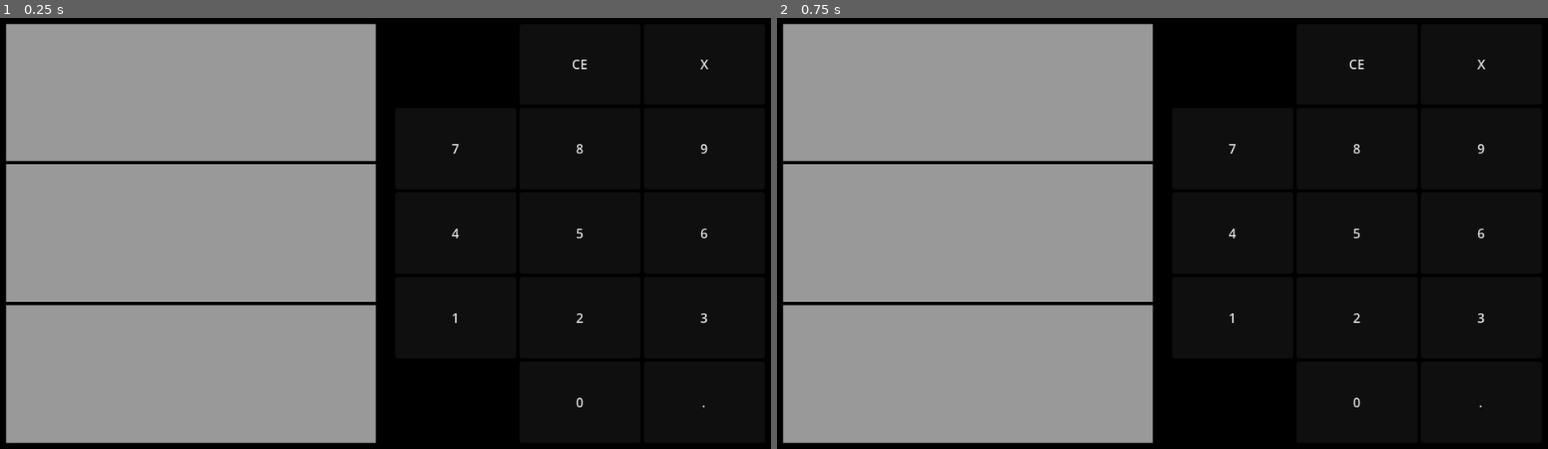
Above: before the commit, frames 1-2 (left to right).
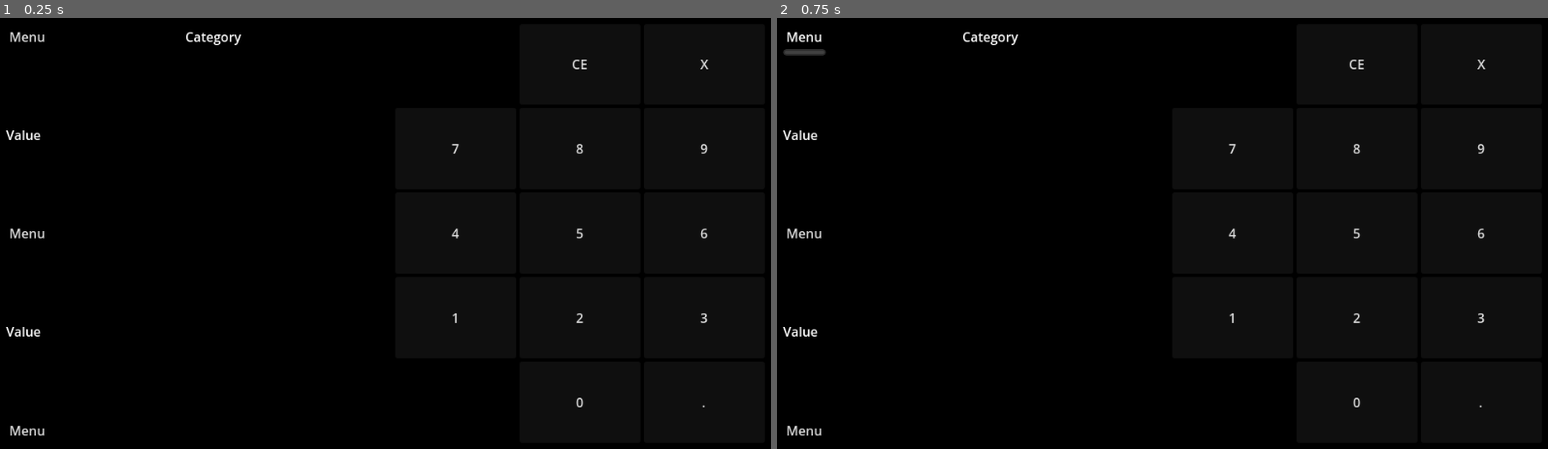
Above: after the commit, the same moments.

Repository: FlloydGagni/Godot-Unit-Converter
Game: Godot game, scene res://scenes/main.tscn
The game is run twice, just before and just after one commit, with the same random seed, the same clock (stepped at 60 frames per second) and the same inputs. The project has no main scene, so this scene is started directly.
Inputs (mouse positions are in pixels of both pictures, inside the frame that each line leads up to):
- Up to frame 1 (0.25 s): no input
- Up to frame 2 (0.75 s): click (807, 35) at 0.5 s, where only the run after the commit has a clickable "Menu"

The runs differ from the first frame. In frame 1, 46% of the frame differs, in the area x 0-49%, y 1-99%; in frame 2, 46%.

Commit message:
Finish the display panel on the left
Signed-off-by: Flloyd Nathaniel Gagni <fnbg720@gmail.com>

Diff:
--- a/scenes/main.tscn
+++ b/scenes/main.tscn
@@ -1,15 +1,9 @@
-[gd_scene load_steps=21 format=3 uid="uid://5rfvp0w024p1"]
+[gd_scene load_steps=18 format=3 uid="uid://5rfvp0w024p1"]
 
 [ext_resource type="Script" uid="uid://c8forb0yuwsml" path="res://scripts/main.gd" id="1_o5qli"]
 
 [sub_resource type="StyleBoxFlat" id="StyleBoxFlat_o5qli"]
 bg_color = Color(0, 0, 0, 1)
-
-[sub_resource type="StyleBoxFlat" id="StyleBoxFlat_0wfyh"]
-
-[sub_resource type="StyleBoxFlat" id="StyleBoxFlat_sugp2"]
-
-[sub_resource type="StyleBoxFlat" id="StyleBoxFlat_jyhfs"]
 
 [sub_resource type="StyleBoxEmpty" id="StyleBoxEmpty_tbgi4"]
 
@@ -76,20 +70,51 @@
 [node name="VBoxContainer" type="VBoxContainer" parent="MainContainer/HBoxContainer/ValueContainer"]
 layout_mode = 2
 
-[node name="PanelContainer" type="PanelContainer" parent="MainContainer/HBoxContainer/ValueContainer/VBoxContainer"]
-layout_mode = 2
-size_flags_vertical = 3
-theme_override_styles/panel = SubResource("StyleBoxFlat_0wfyh")
-
-[node name="PanelContainer2" type="PanelContainer" parent="MainContainer/HBoxContainer/ValueContainer/VBoxContainer"]
-layout_mode = 2
-size_flags_vertical = 3
-theme_override_styles/panel = SubResource("StyleBoxFlat_sugp2")
-
-[node name="PanelContainer3" type="PanelContainer" parent="MainContainer/HBoxContainer/ValueContainer/VBoxContainer"]
-layout_mode = 2
-size_flags_vertical = 3
-theme_override_styles/panel = SubResource("StyleBoxFlat_jyhfs")
+[node name="HBoxContainer" type="HBoxContainer" parent="MainContainer/HBoxContainer/ValueContainer/VBoxContainer"]
+layout_mode = 2
+size_flags_vertical = 0
+
+[node name="MenuButton" type="MenuButton" parent="MainContainer/HBoxContainer/ValueContainer/VBoxContainer/HBoxContainer"]
+layout_mode = 2
+text = "Menu"
+
+[node name="Label" type="Label" parent="MainContainer/HBoxContainer/ValueContainer/VBoxContainer/HBoxContainer"]
+layout_mode = 2
+size_flags_horizontal = 3
+size_flags_vertical = 1
+text = "Category"
+horizontal_alignment = 1
+vertical_alignment = 1
+
+[node name="VBoxContainer2" type="VBoxContainer" parent="MainContainer/HBoxContainer/ValueContainer/VBoxContainer"]
+layout_mode = 2
+size_flags_vertical = 3
+
+[node name="Label" type="Label" parent="MainContainer/HBoxContainer/ValueContainer/VBoxContainer/VBoxContainer2"]
+layout_mode = 2
+size_flags_vertical = 3
+text = "Value"
+vertical_alignment = 1
+
+[node name="MenuButton" type="MenuButton" parent="MainContainer/HBoxContainer/ValueContainer/VBoxContainer/VBoxContainer2"]
+layout_mode = 2
+text = "Menu"
+alignment = 0
+
+[node name="VBoxContainer3" type="VBoxContainer" parent="MainContainer/HBoxContainer/ValueContainer/VBoxContainer"]
+layout_mode = 2
+size_flags_vertical = 3
+
+[node name="Label" type="Label" parent="MainContainer/HBoxContainer/ValueContainer/VBoxContainer/VBoxContainer3"]
+layout_mode = 2
+size_flags_vertical = 3
+text = "Value"
+vertical_alignment = 1
+
+[node name="MenuButton" type="MenuButton" parent="MainContainer/HBoxContainer/ValueContainer/VBoxContainer/VBoxContainer3"]
+layout_mode = 2
+text = "Menu"
+alignment = 0
 
 [node name="ButtonContainer" type="MarginContainer" parent="MainContainer/HBoxContainer"]
 layout_mode = 2
